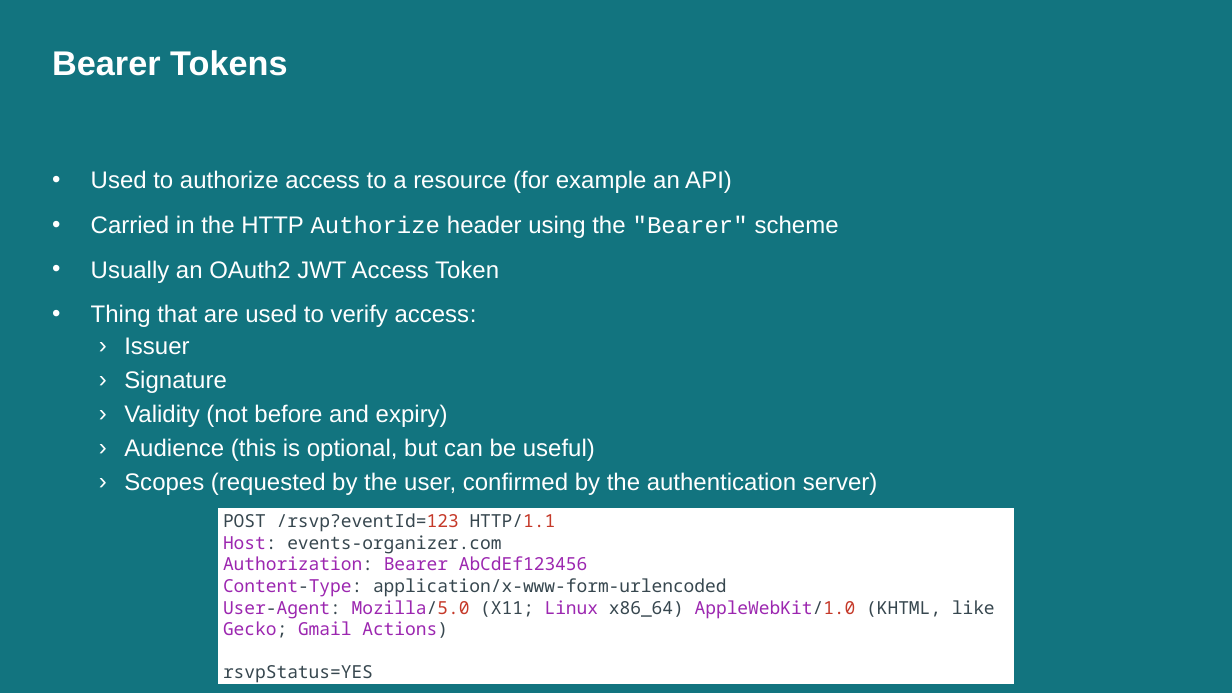
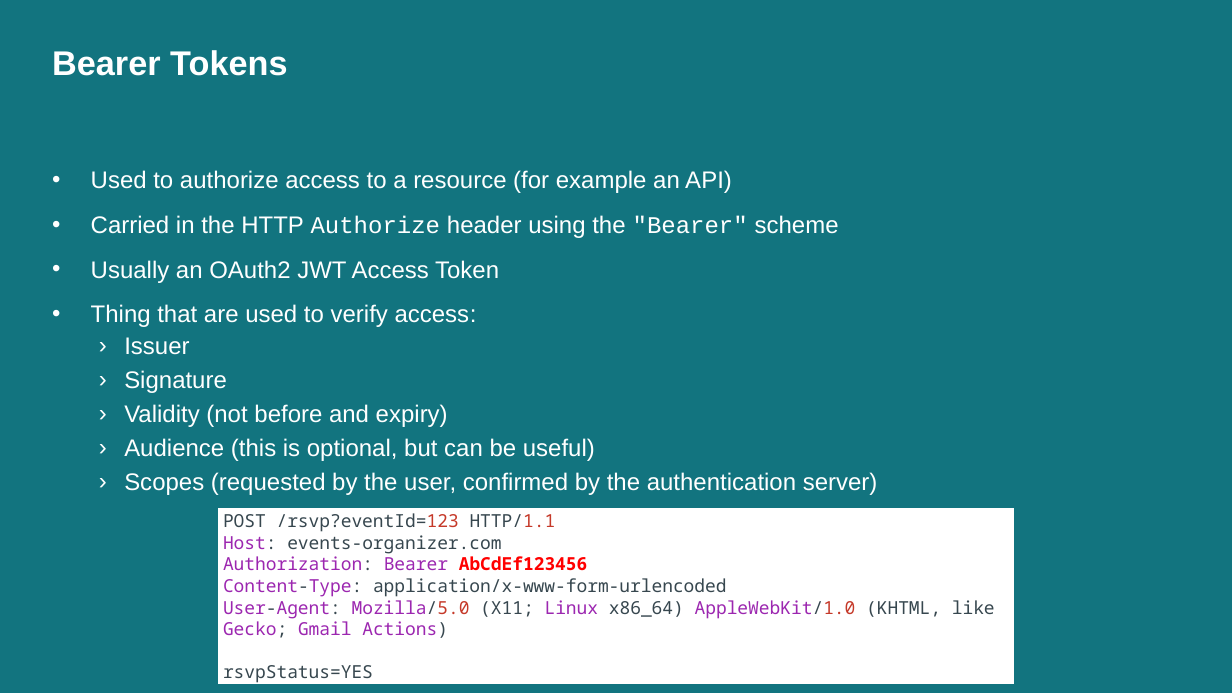
Before and after one commit to nickverschueren/devcruise-2019, a slide deck: slide 48 of Slides/OAuthAndOpenIdConnect.pptx (slide 37 before the commit). Drawn at 1232x693 pixels with LibreOffice and Linux fonts; fonts in the diff are those of the drawing. Boxes give left, top, right and bottom in pixels: in the first picture for what was removed or moved away, otherwise in the second. Text is boxed around its words. In the diff, an @@ line names an element or a change of style, - is before the commit and + after.

```diff
--- a/Slides/OAuthAndOpenIdConnect.pptx
+++ b/Slides/OAuthAndOpenIdConnect.pptx
@@ rectangle "POST /rsvp?eventId=123 HTTP/1.1 Host: events-organizer.com ..." at [223, 513, 1009, 679]: text colour #9C27B0 to #FF0000, bold on in "AbCdEf123456" @@
```
Also in this commit, not shown: 9 other slides changed, 12 slides added, 1 other file.
